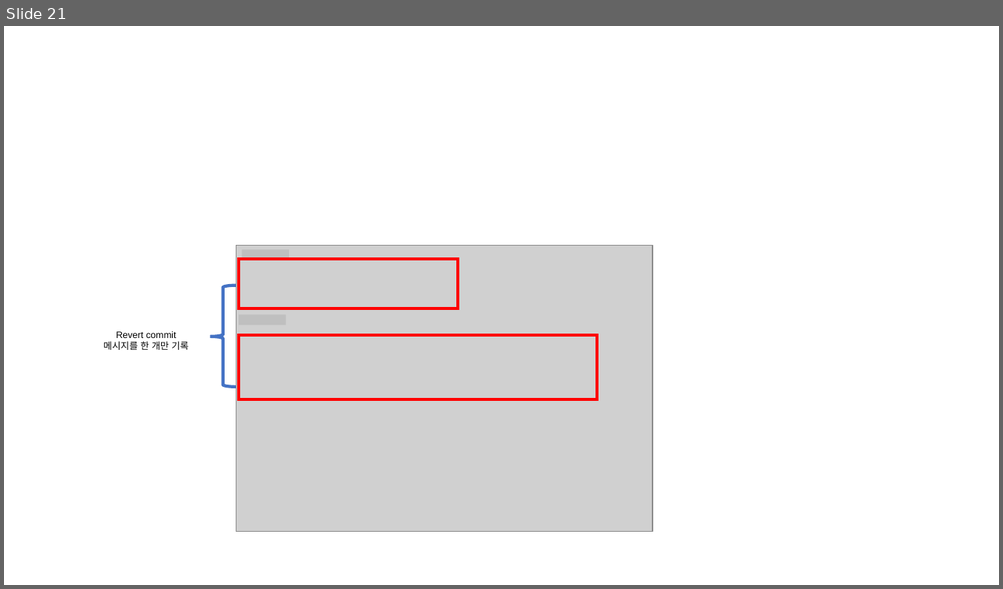
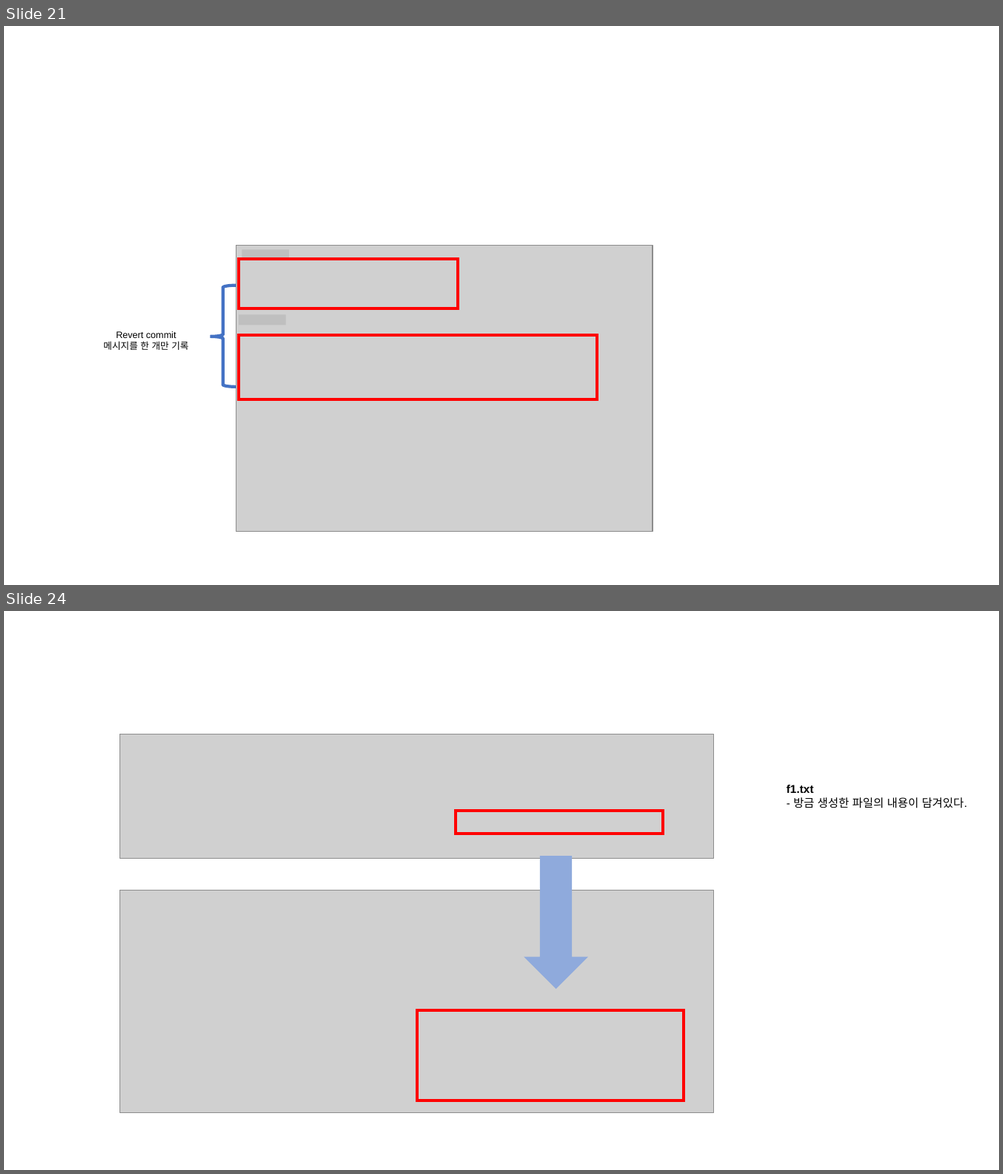
Before and after one commit to Han-Joon-Hyeok/TIL, a slide deck: Git/images/images.pptx. Shown one above the other, each under a label of ours: slide 21 before the commit, slides 21 and 24 after it; the slides between them are not shown. The pictures are 1003x589 and 1003x1174 pixels, drawn with LibreOffice and Linux fonts; fonts in the diff are those of the drawing; grey boxes stand for pictures. Boxes give left, top, right and bottom in pixels: in the first picture for what was removed or moved away, otherwise in the second. Text is boxed around its words. In the diff, an @@ line names an element or a change of style, - is before the commit and + after.

Commit message:
Docs : git의 원리 내용 정리 추가

```diff
--- a/Git/images/images.pptx
+++ b/Git/images/images.pptx
@@ slide 24 added at [4, 611, 999, 1170], background #FFFFFF @@
@@ picture added at [119, 735, 714, 859] @@
@@ text added at [786, 785, 967, 809], 11 pt, text #000000 @@
+f1.txt
+- 방금 생성한 파일의 내용이 담겨있다.
@@ rectangle added at [456, 811, 663, 834], outline #FF0000 3 pt @@
@@ right arrow added at [523, 857, 587, 989], fill #8FAADC @@
@@ picture added at [119, 891, 714, 1113] @@
@@ rectangle added at [417, 1011, 684, 1101], outline #FF0000 3 pt @@
```
Also in this commit, not shown: 9 other slides added, 14 other files.
